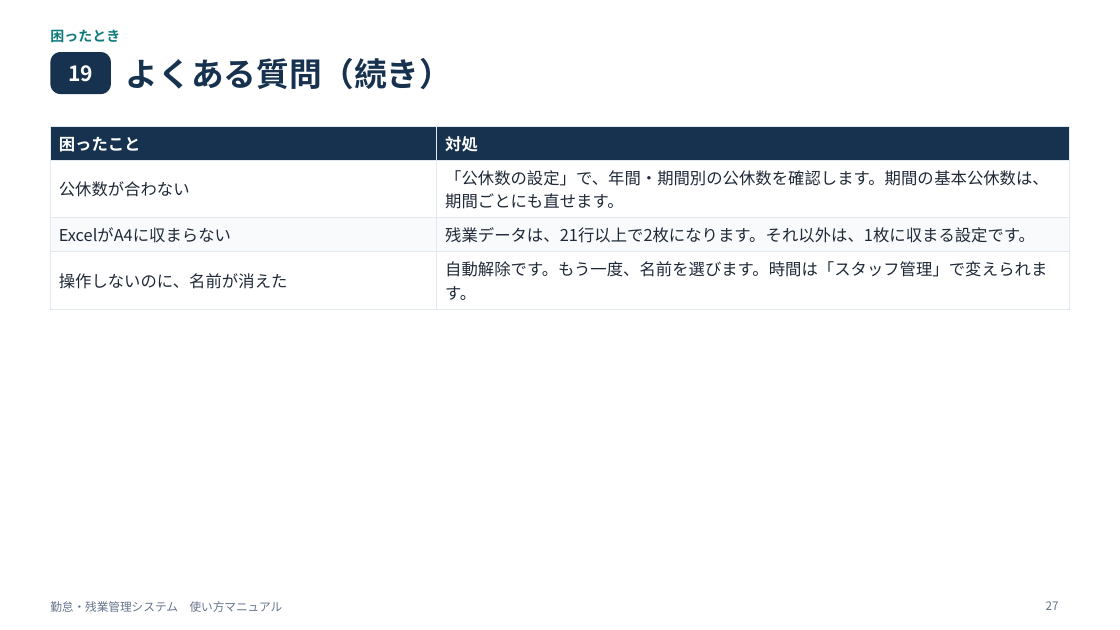
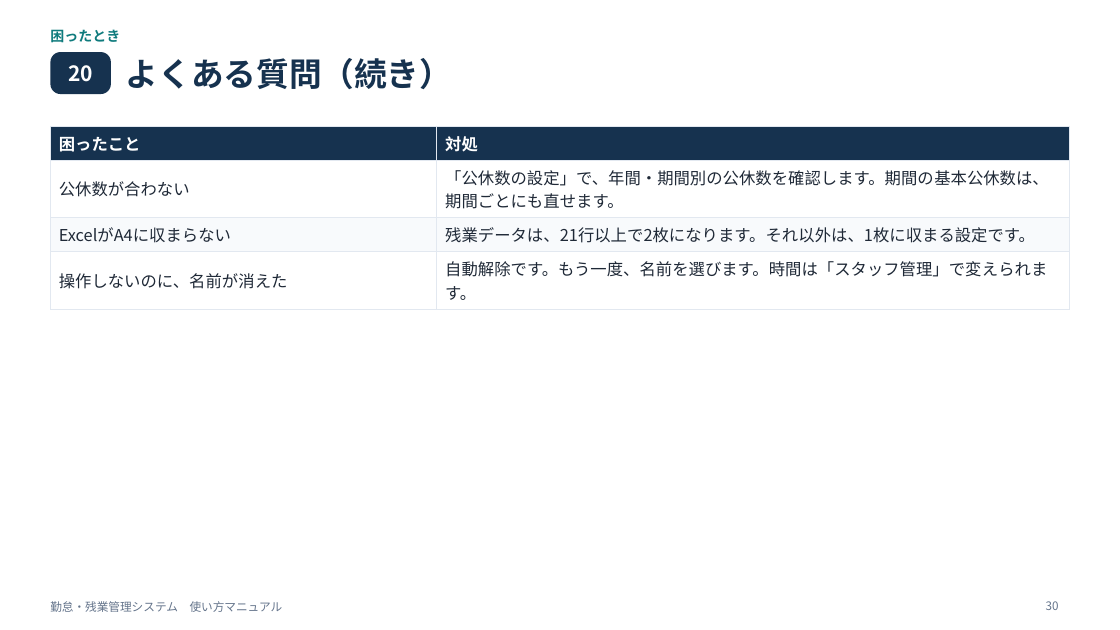
Before and after one commit to miyahara38/kintai, a slide deck: slide 30 of manual/kintai-manual.pptx (slide 27 before the commit). Drawn at 1120x630 pixels with LibreOffice and Linux fonts; fonts in the diff are those of the drawing. Boxes give left, top, right and bottom in pixels: in the first picture for what was removed or moved away, otherwise in the second. Text is boxed around its words. In the diff, an @@ line names an element or a change of style, - is before the commit and + after.

```diff
--- a/manual/kintai-manual.pptx
+++ b/manual/kintai-manual.pptx
@@ text at (x1=68, y1=65, x2=93, y2=82): text changed @@
-19
+20
@@ page number at (x1=1046, y1=601, x2=1059, y2=610): text changed @@
-27
+30
```
Also in this commit, not shown: 12 other slides changed, 3 slides added, 2 other files.
